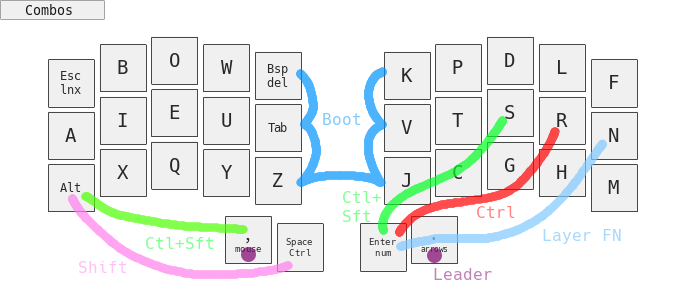
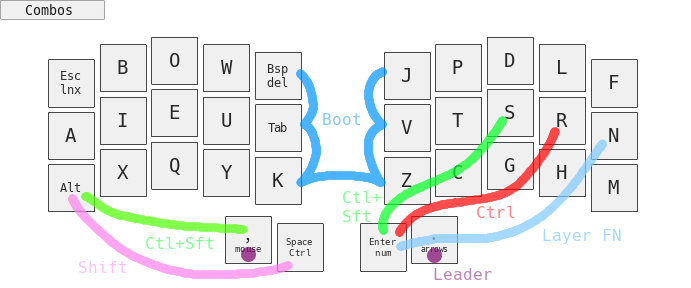
Revision of a layered 691×288 image; what changed, layer by layer:
painted on "Layer FN" over (x1=273, y1=143, x2=586, y2=264)
painted on "Ctl+Sft" over (x1=273, y1=144, x2=488, y2=217)
painted on "base.png" over (x1=273, y1=37, x2=586, y2=264)
